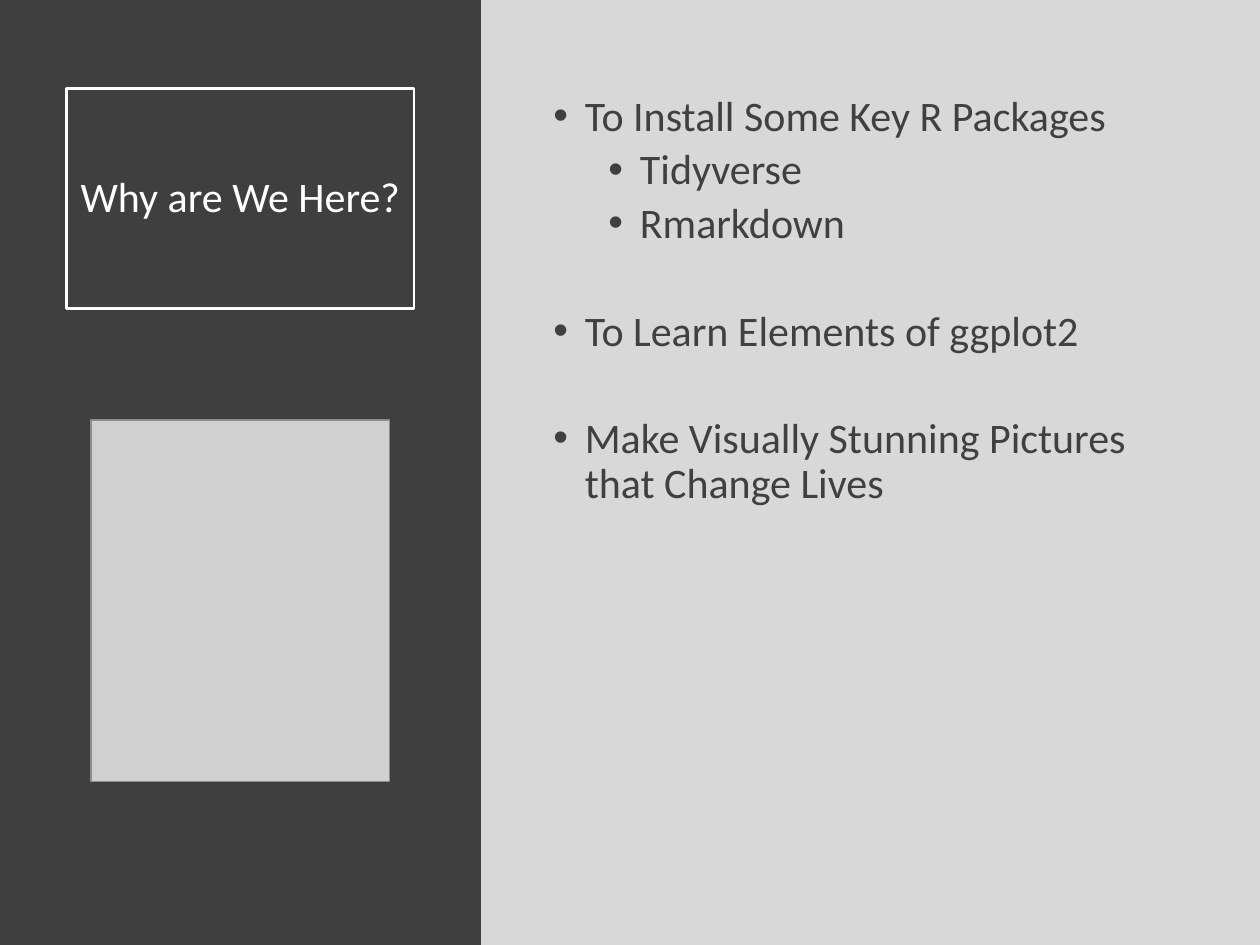
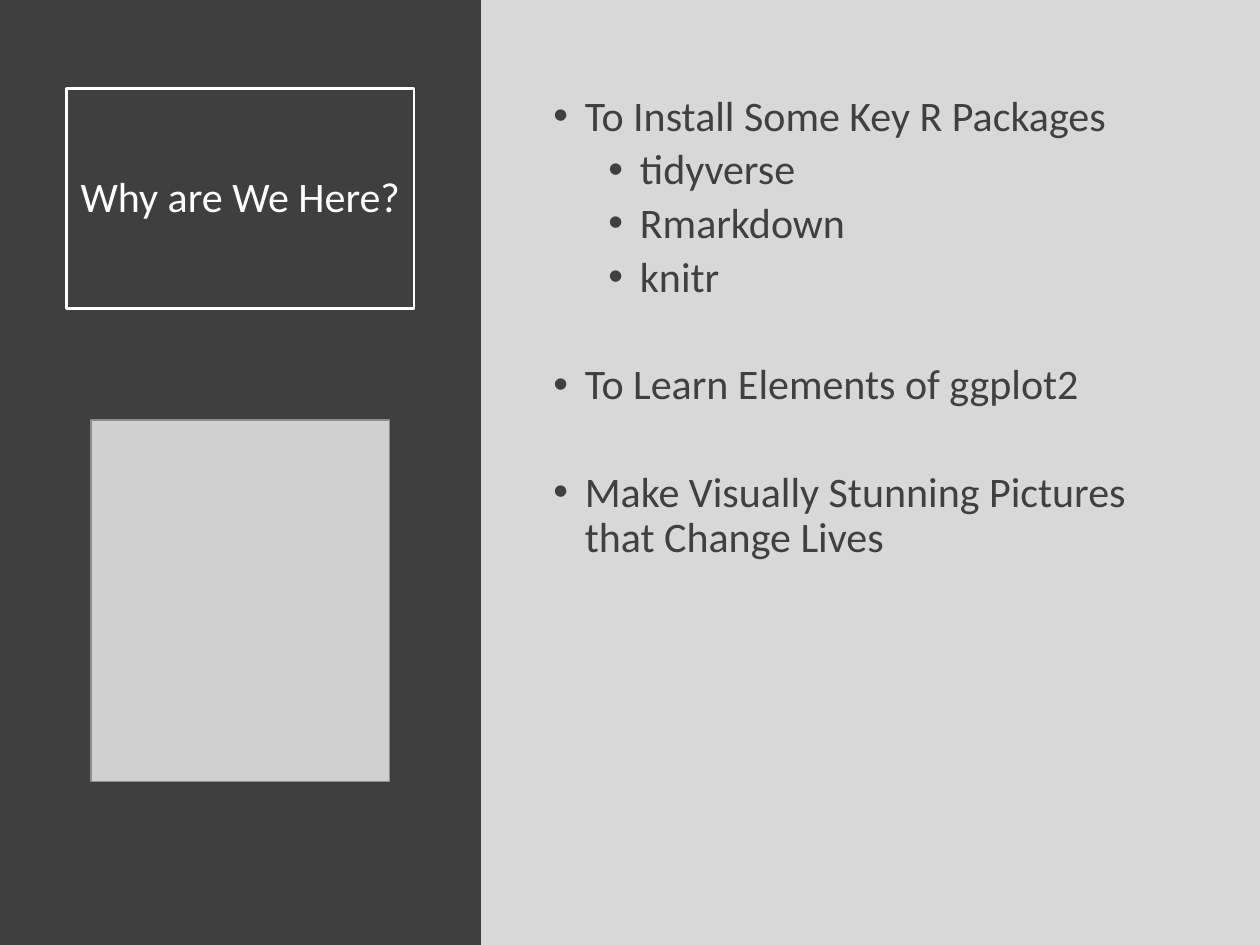
Before and after one commit to SuperMarioGiacomazzo/STOR320_WEBSITE, a slide deck: slide 2 of Lecture/Data Visualization/Data_Visualization_Lecture.pptx. Drawn at 1260x945 pixels with LibreOffice and Linux fonts; fonts in the diff are those of the drawing; grey boxes stand for pictures. Boxes give left, top, right and bottom in pixels: in the first picture for what was removed or moved away, otherwise in the second. Text is boxed around its words. In the diff, an @@ line names an element or a change of style, - is before the commit and + after.

```diff
--- a/Lecture/Data Visualization/Data_Visualization_Lecture.pptx
+++ b/Lecture/Data Visualization/Data_Visualization_Lecture.pptx
@@ text at box(640, 155, 795, 191): text changed @@
-  • Tidyverse
+  • tidyverse
@@ text at box(640, 263, 719, 293): paragraph added @@
+  • knitr
```
Also in this commit, not shown: 1 other slide changed, 5 other files.
